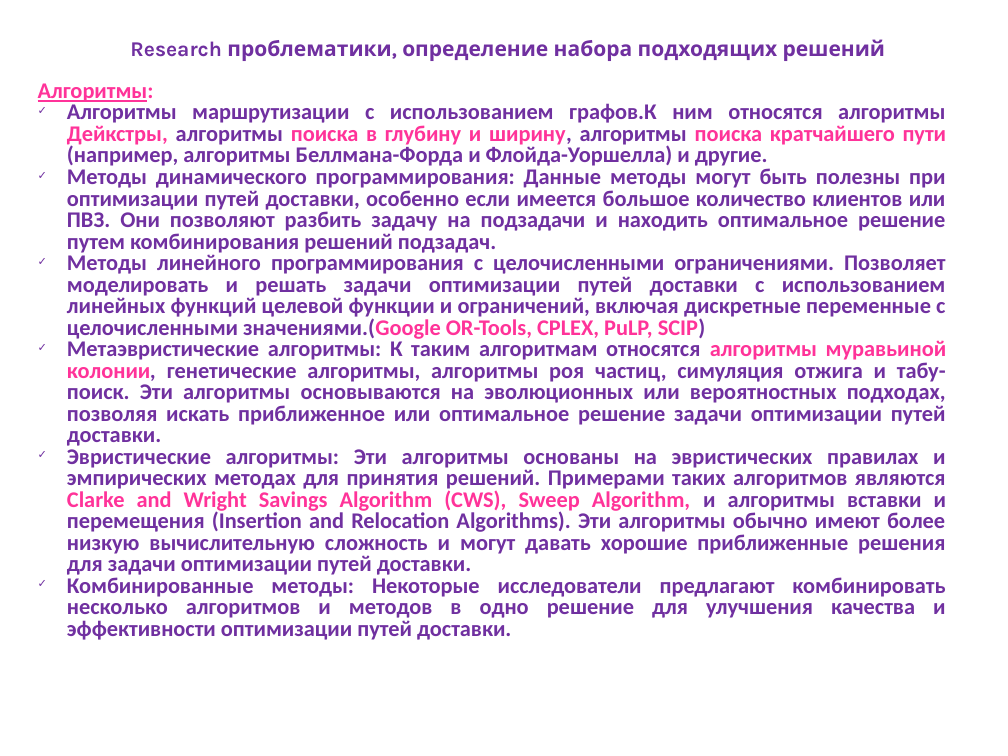
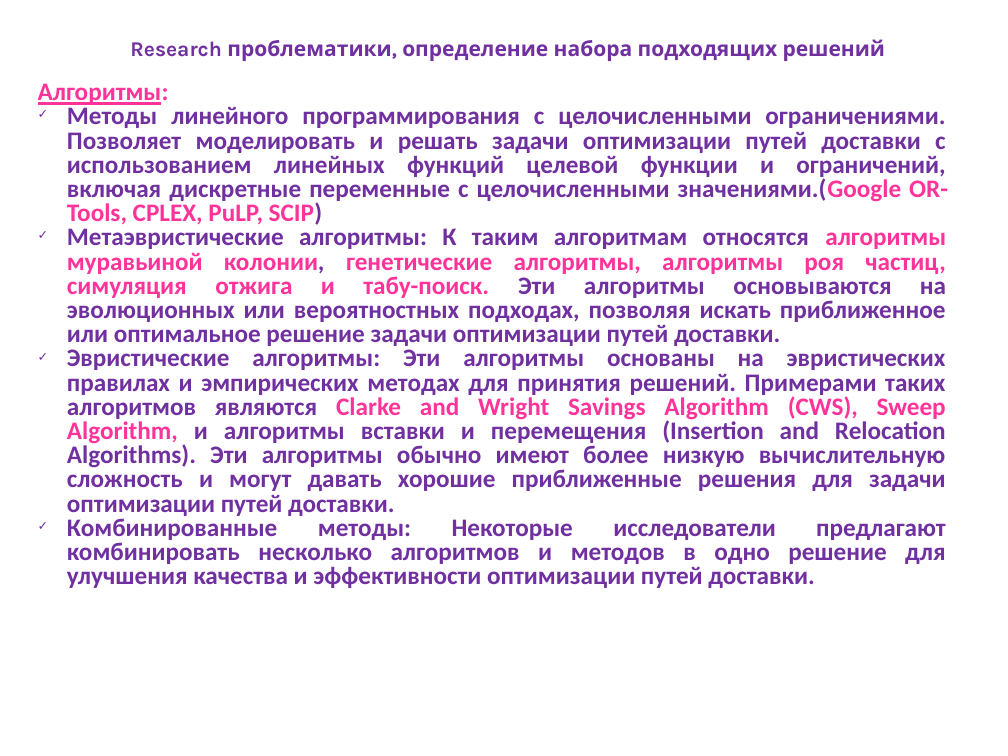
Before and after one commit to Bugdol/wild3, a slide deck: slide 5 of Презентация Долуханян.ppt. Drawn at 1008x756 pixels with LibreOffice and Linux fonts; fonts in the diff are those of the drawing; background and template pictures are left out. Boxes give left, top, right and bottom in pixels: in the first picture for what was removed or moved away, otherwise in the second. Text is boxed around its words. In the diff, an @@ line names an element or a change of style, - is before the commit and + after.

```diff
--- a/Презентация Долуханян.ppt
+++ b/Презентация Долуханян.ppt
@@ text "Алгоритмы:" at (x1=38, y1=83, x2=948, y2=588): size 16 to 18 pt; text colour #7030A0 to #FF3399 in "генетические алгоритмы, алгоритмы роя частиц, симуляция отжи ..." @@
@@ text at (x1=67, y1=101, x2=947, y2=255): paragraphs removed @@
-✓ Алгоритмы маршрутизации с использованием графов.К ним относятся алгоритмы Дейкстры, алгоритмы поиска в глубину и ширину, алгоритмы поиска кратчайшего пути (например, алгоритмы Беллмана-Форда и Флойда-Уоршелла) и другие.
-✓ Методы динамического программирования: Данные методы могут быть полезны при оптимизации путей доставки, особенно если имеется большое количество клиентов или ПВЗ. Они позволяют разбить задачу на подзадачи и находить оптимальное решение путем комбинирования решений подзадач.
```
Also in this commit, not shown: 2 other slides changed.
